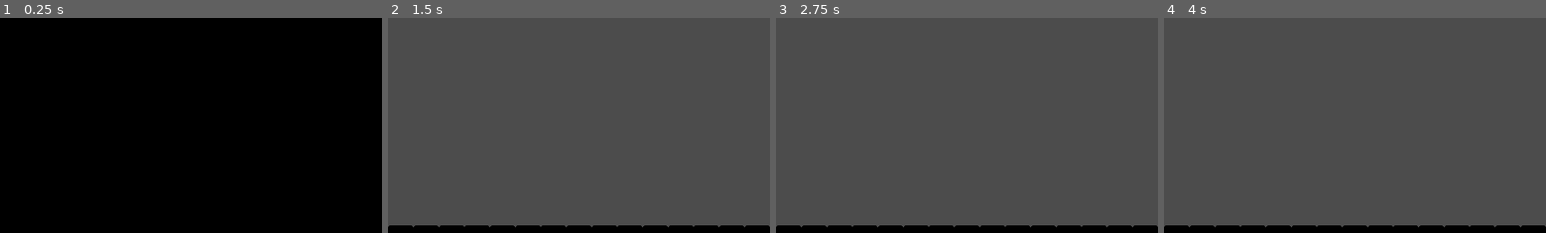
Above: before the commit, frames 1-4 (left to right).
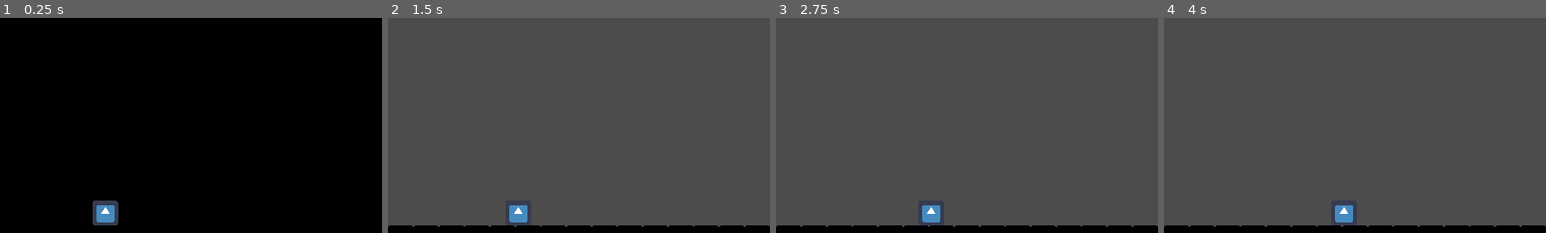
Above: after the commit, the same moments.

Repository: JustinWinningham/Project-Rotor
Game: Godot game, scene res://Scenes/Non-Levels/Test_Cutscene_Scene.tscn
Two runs of this game, one before a commit and one after it. Both use one fixed random seed, a clock stepped at 60 frames per second and the inputs below. This scene is started directly instead of the project's main scene. The engine's default icon, where the game draws it, is replaced by a stand-in: a white triangle on a blue panel in a dark square.
Inputs:
- Up to frame 1 (0.25 s): no input
- Up to frame 2 (1.5 s): hold Right (ui_right) from 0.53 s (still down); tap Space (jump) at 0.77 s; tap Enter at 1.25 s
- Up to frame 3 (2.75 s): tap Space (jump) at 1.52, 2 s; release Right (ui_right) at 2.03 s; hold Left (ui_left) from 2.03 s (still down)
- Up to frame 4 (4 s): tap Enter at 2.75 s; release Left (ui_left) at 2.78 s; hold Right (ui_right) from 2.78 s (still down); tap Space (jump) at 3.02, 3.5, 3.77 s
The pictures show only the part of the screen within x 0-50%, y 41-91%; the shares and areas given below are measured in that part.

The runs differ from the first frame. In frame 1, 0.8% of the frame differs, in the area x 24-31%, y 84-97%; in frame 2, 0.4%; in frame 3, 0.4%; in frame 4, 0.4%.

Commit message:
baby steps cutscenes
it can barely even be called a cutscene. Yet here we are

Diff:
--- /dev/null
+++ b/Project-Rotor/Prefabs/Player_CS.tscn
@@ -0,0 +1,29 @@
+[gd_scene load_steps=4 format=2]
+
+[ext_resource path="res://icon.png" type="Texture" id=1]
+
+[sub_resource type="SpriteFrames" id=1]
+animations = [ {
+"frames": [ ExtResource( 1 ) ],
+"loop": true,
+"name": "Idle",
+"speed": 5.0
+}, {
+"frames": [ ExtResource( 1 ) ],
+"loop": true,
+"name": "Run",
+"speed": 5.0
+} ]
+
+[sub_resource type="CapsuleShape2D" id=2]
+radius = 15.4788
+height = 30.5766
+
+[node name="Player_CS" type="KinematicBody2D"]
+
+[node name="AnimatedSprite" type="AnimatedSprite" parent="."]
+frames = SubResource( 1 )
+animation = "Idle"
+
+[node name="CollisionShape2D" type="CollisionShape2D" parent="."]
+shape = SubResource( 2 )
--- a/Project-Rotor/Scenes/Non-Levels/Test_Cutscene_Scene.tscn
+++ b/Project-Rotor/Scenes/Non-Levels/Test_Cutscene_Scene.tscn
@@ -1,19 +1,42 @@
-[gd_scene load_steps=4 format=2]
+[gd_scene load_steps=7 format=2]
 
-[ext_resource path="res://Tilesets/temptiles.tres" type="TileSet" id=1]
-[ext_resource path="res://Prefabs/LevelFinish.tscn" type="PackedScene" id=2]
-[ext_resource path="res://Prefabs/Transition_Controller.tscn" type="PackedScene" id=3]
+[ext_resource path="res://Scripts/Cutscenes/Test_Cutscene_Scene.gd" type="Script" id=1]
+[ext_resource path="res://Tilesets/temptiles.tres" type="TileSet" id=2]
+[ext_resource path="res://Prefabs/LevelFinish.tscn" type="PackedScene" id=3]
+[ext_resource path="res://Prefabs/Transition_Controller.tscn" type="PackedScene" id=4]
+[ext_resource path="res://Prefabs/Player_CS.tscn" type="PackedScene" id=5]
+
+[sub_resource type="RectangleShape2D" id=1]
+extents = Vector2( 20.3108, 162.966 )
 
 [node name="Test_Cutscene_Scene" type="Node2D"]
+script = ExtResource( 1 )
 
 [node name="TileMap" type="TileMap" parent="."]
 modulate = Color( 0, 0, 0, 1 )
-tile_set = ExtResource( 1 )
+tile_set = ExtResource( 2 )
 format = 1
 tile_data = PoolIntArray( 983040, 1, 0, 983041, 1, 0, 983042, 1, 0, 983043, 1, 0, 983044, 1, 0, 983045, 1, 0, 983046, 1 …(201 unchanged characters)…
 
-[node name="LevelFinish" parent="." instance=ExtResource( 2 )]
+[node name="LevelFinish" parent="." instance=ExtResource( 3 )]
 modulate = Color( 0.223529, 0.54902, 0.145098, 1 )
 position = Vector2( 1218.46, 922.886 )
 
-[node name="Level_Transition" parent="." instance=ExtResource( 3 )]
+[node name="Level_Transition" parent="." instance=ExtResource( 4 )]
+
+[node name="Player_CS" parent="." instance=ExtResource( 5 )]
+position = Vector2( 252.198, 920.271 )
+
+[node name="StageTriggers" type="Node" parent="."]
+
+[node name="0" type="Area2D" parent="StageTriggers"]
+editor/display_folded = true
+position = Vector2( 838.432, 795.007 )
+__meta__ = {
+"_edit_group_": true
+}
+
+[node name="CollisionShape2D" type="CollisionShape2D" parent="StageTriggers/0"]
+shape = SubResource( 1 )
+
+[connection signal="body_entered" from="StageTriggers/0" to="." method="_on_0_body_entered"]
--- a/Project-Rotor/Scenes/Splash_Screens/Splash_GODOT.tscn
+++ b/Project-Rotor/Scenes/Splash_Screens/Splash_GODOT.tscn
@@ -4,7 +4,6 @@
 [ext_resource path="res://icon.png" type="Texture" id=2]
 [ext_resource path="res://Art/Logos/GODOT_BIG.png" type="Texture" id=3]
 [ext_resource path="res://Art/Fonts/softball-v1/Softball.ttf" type="DynamicFontData" id=4]
-
 
 [sub_resource type="DynamicFont" id=1]
 size = 30
--- /dev/null
+++ b/Project-Rotor/Scripts/Cutscenes/Test_Cutscene_Scene.gd
@@ -0,0 +1,33 @@
+extends Node2D
+
+var UP = Vector2(0, -1)
+var GRAVITY = 10
+
+var STAGE = 0
+
+var playerMotion = Vector2(0, 0)
+
+func _ready():
+	pass
+
+
+func _process(delta):
+	playerMotion.x = 0
+	if $Player_CS.is_on_floor():
+		playerMotion.y = 0
+	playerMotion.y += GRAVITY
+
+	# Stage 0, player starts on left side of screen, moves right until hitting trigger 0
+	if STAGE == 0:
+		playerMotion.x = 50
+
+
+	$Player_CS.move_and_slide(playerMotion, UP)
+	pass
+
+
+func _on_0_body_entered(body):
+	if body == $Player_CS and STAGE == 0:
+		STAGE = 1
+
+	pass # Replace with function body.
